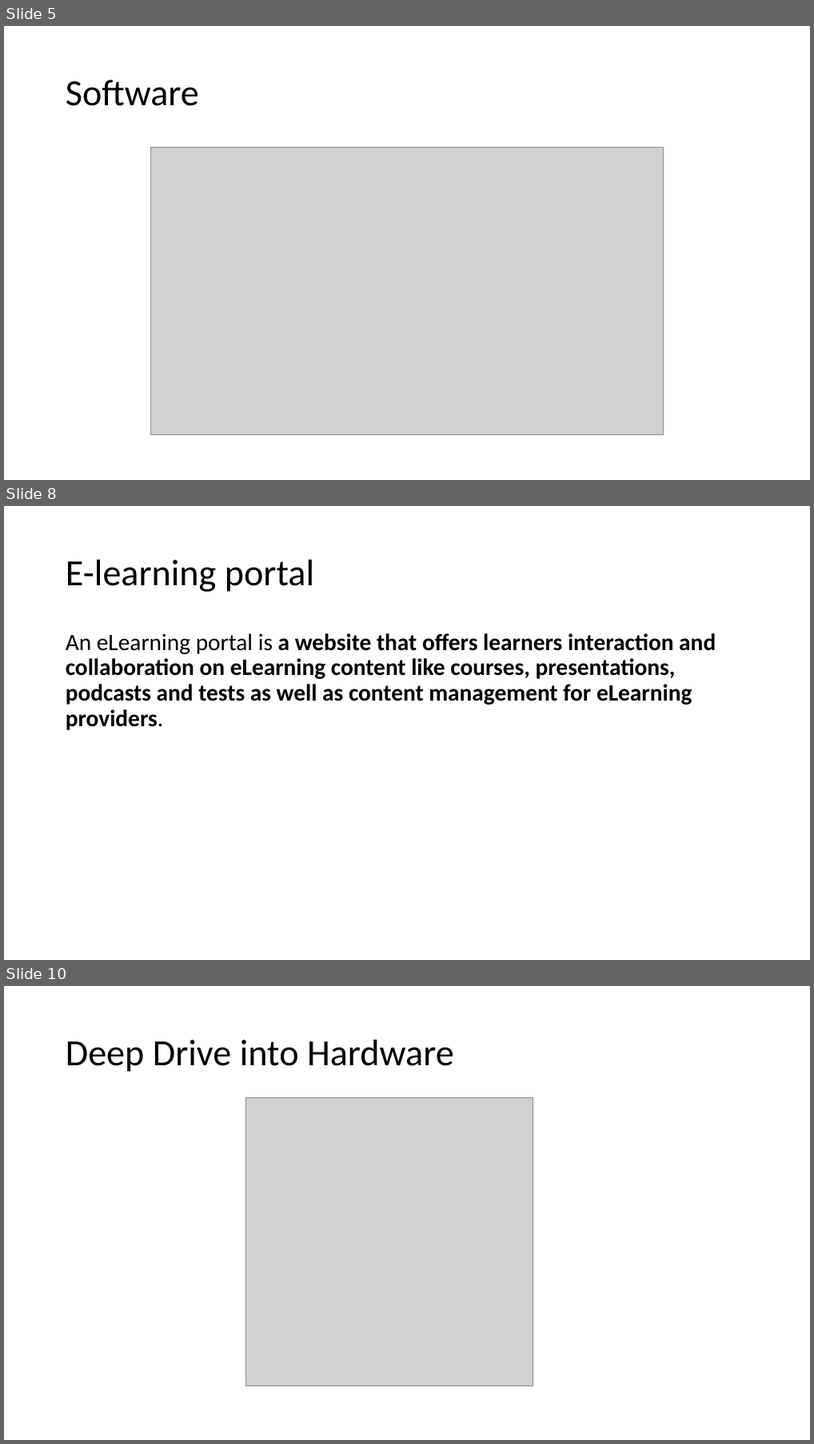
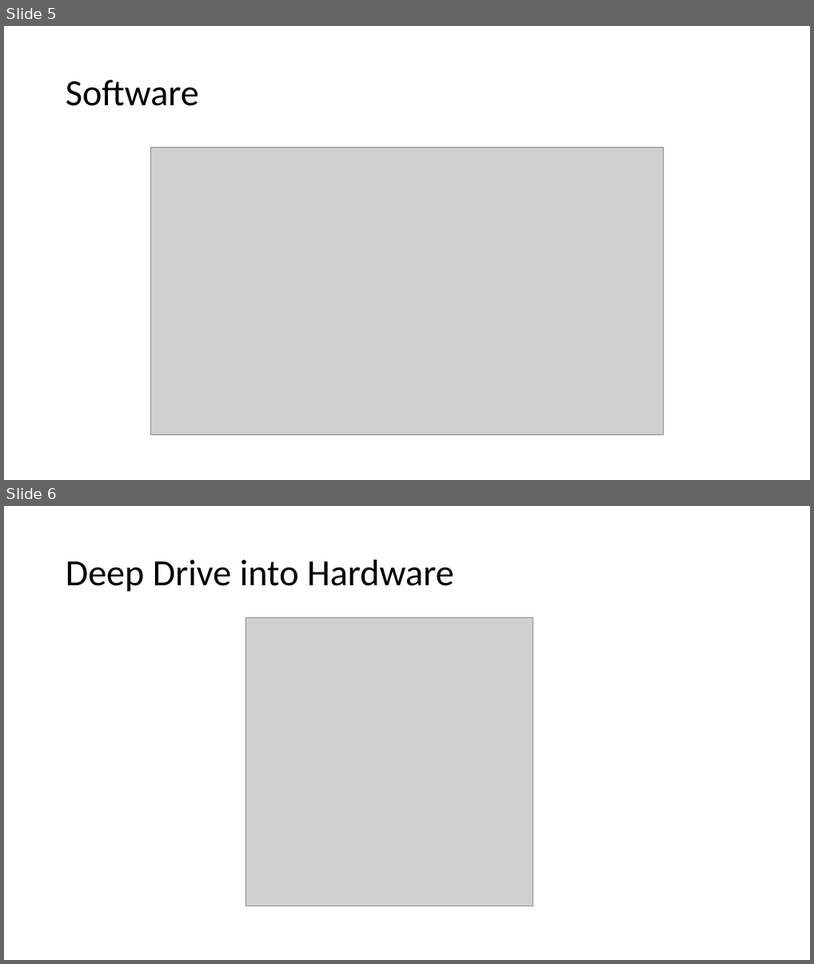
Before and after one commit to JanbaskDevops/Batch1, a slide deck: Backup/AzureCloud/Cloud computing fundamental for Azure.pptx. Shown one above the other, each under a label of ours: slides 5, 8 and 10 before the commit, slides 5 and 6 after it; the slides between them are not shown. The pictures are 814x1444 and 814x964 pixels, drawn with LibreOffice and Linux fonts; fonts in the diff are those of the drawing; grey boxes stand for pictures. Boxes give left, top, right and bottom in pixels: in the first picture for what was removed or moved away, otherwise in the second. Text is boxed around its words. In the diff, an @@ line names an element or a change of style, - is before the commit and + after.

```diff
--- a/Backup/AzureCloud/Cloud computing fundamental for Azure.pptx
+++ b/Backup/AzureCloud/Cloud computing fundamental for Azure.pptx
@@ slide 8 removed at (4, 506, 810, 960), background #FFFFFF @@
@@ title removed at (66, 560, 314, 592) @@
-E-learning portal
@@ text removed at (66, 633, 716, 730) @@
-An eLearning portal is a website that offers learners interaction and collaboration on eLearning content like courses, presentations, podcasts and tests as well as content management for eLearning providers.
@@ what was slide 10 is now slide 6 @@
```
Also in this commit, not shown: 3 other slides removed, 17 other files.
